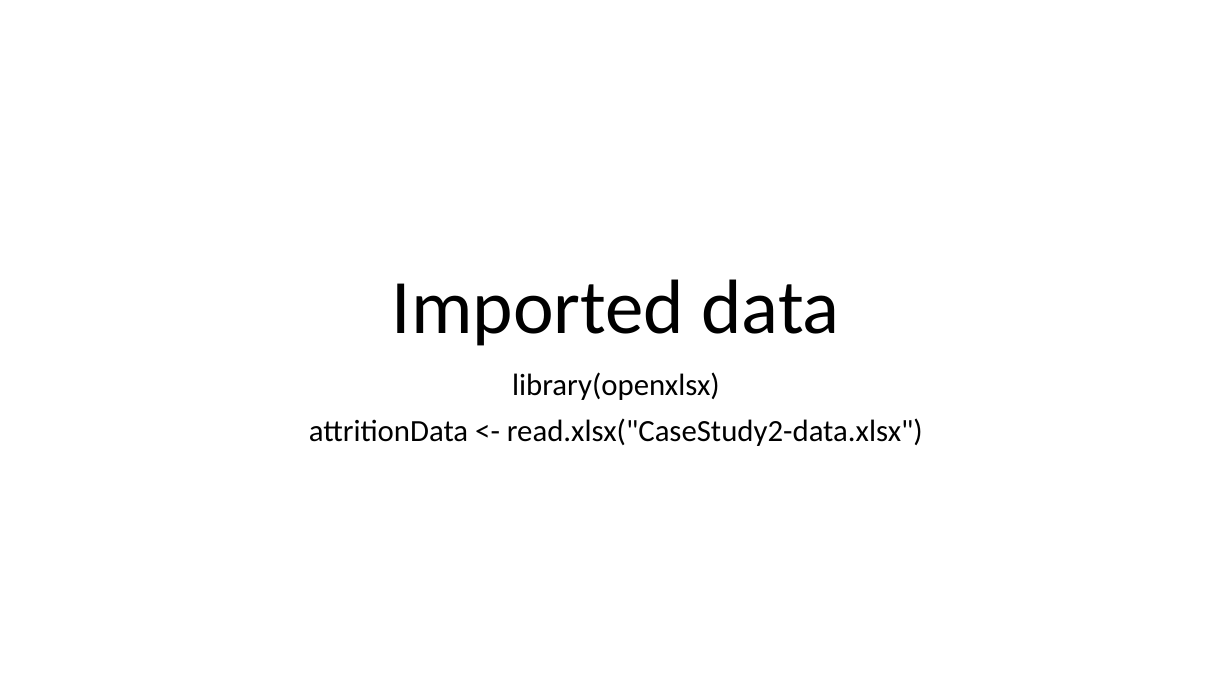
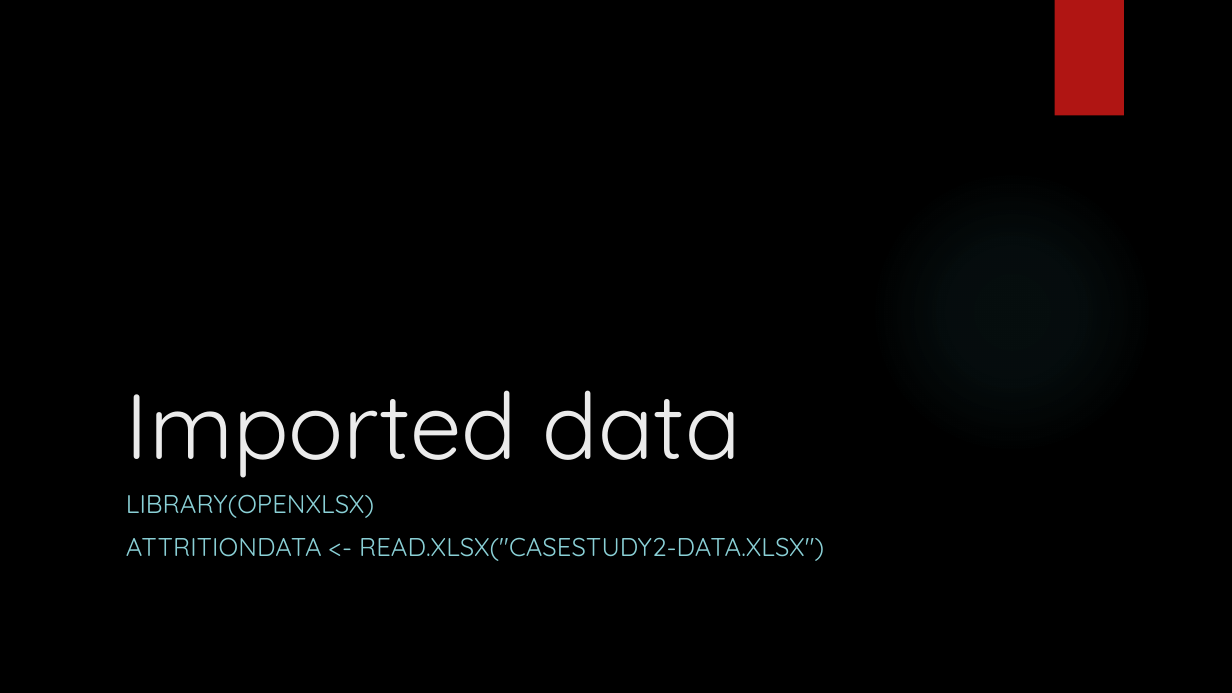
Before and after one commit to vazquezs123/DATA_SCIENCE_CS02, a slide deck: slide 8 of case_study_02_presentation.pptx (slide 7 before the commit). Drawn at 1232x693 pixels with LibreOffice and Linux fonts; fonts in the diff are those of the drawing; background and template pictures are left out. Boxes give left, top, right and bottom in pixels: in the first picture for what was removed or moved away, otherwise in the second. Text is boxed around its words. In the diff, an @@ line names an element or a change of style, - is before the commit and + after.

```diff
--- a/case_study_02_presentation.pptx
+++ b/case_study_02_presentation.pptx
@@ background #FFFFFF to picture (left out) @@
@@ rectangle added at (1055, 0, 1124, 116), fill #B01513 @@
@@ title "Imported data": place and size @@
-title "Imported data" at (392, 279, 839, 346)
+title "Imported data" at (126, 390, 741, 478)
@@ title "Imported data" at (126, 390, 741, 478): size 60 to 72 pt, font Calibri to Quicksand, text colour #000000 to #EBEBEB; alignment centre to left; line spacing 0.9 to 1 @@
@@ ellipse added at (870, 169, 1154, 454), fill gradient #50B9C1 @@
@@ subtitle at (126, 494, 824, 561): text changed; size 24 to 20 pt; font Calibri to Quicksand; text colour #000000 to #8AD0D6 @@
-library(openxlsx)
-attritionData <- read.xlsx("CaseStudy2-data.xlsx")
+LIBRARY(OPENXLSX)
+ATTRITIONDATA <- READ.XLSX("CASESTUDY2-DATA.XLSX")
```
Also in this commit, not shown: 11 other slides changed, 8 slides added, 7 slides removed, 2 other files.
